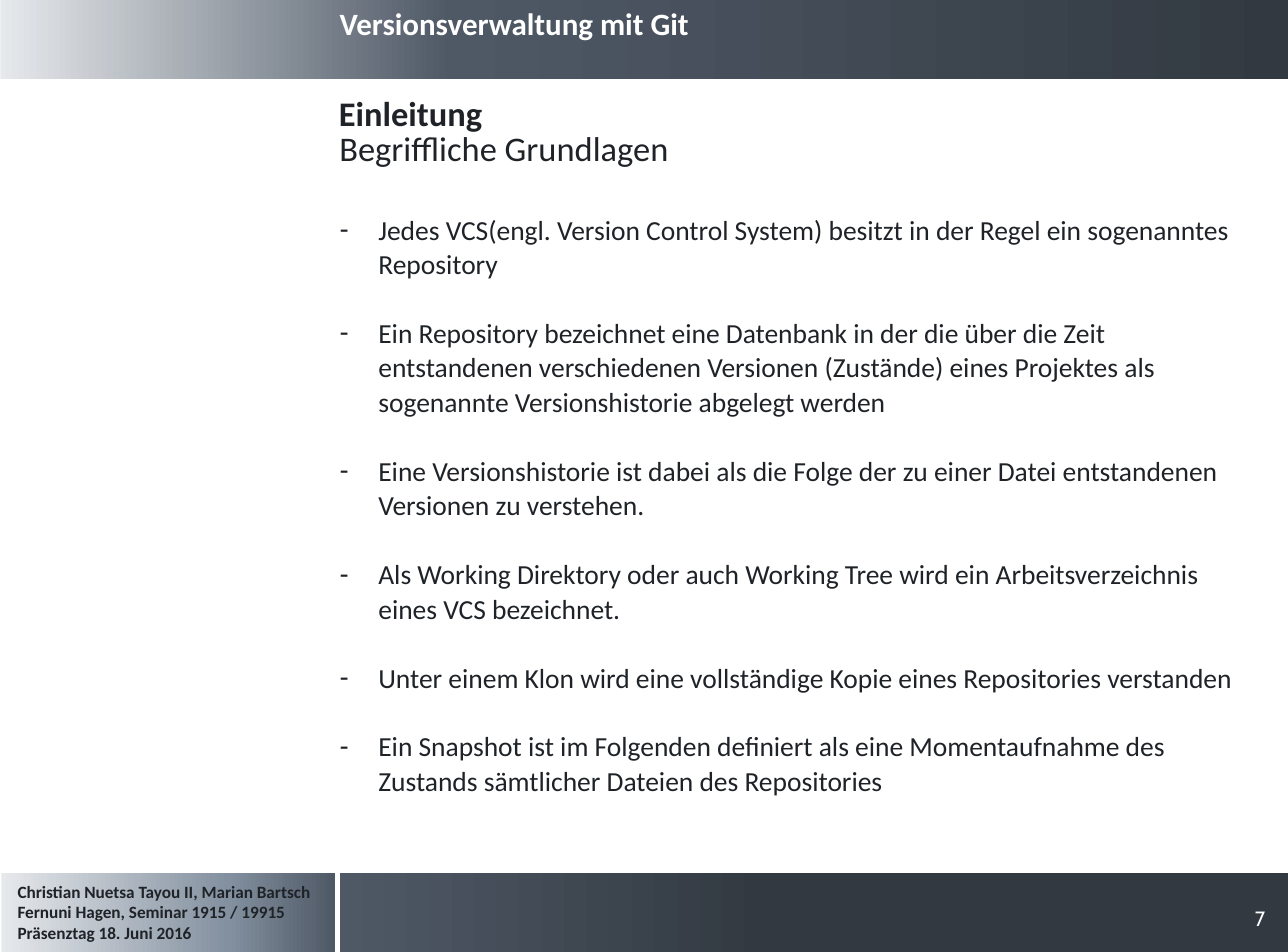
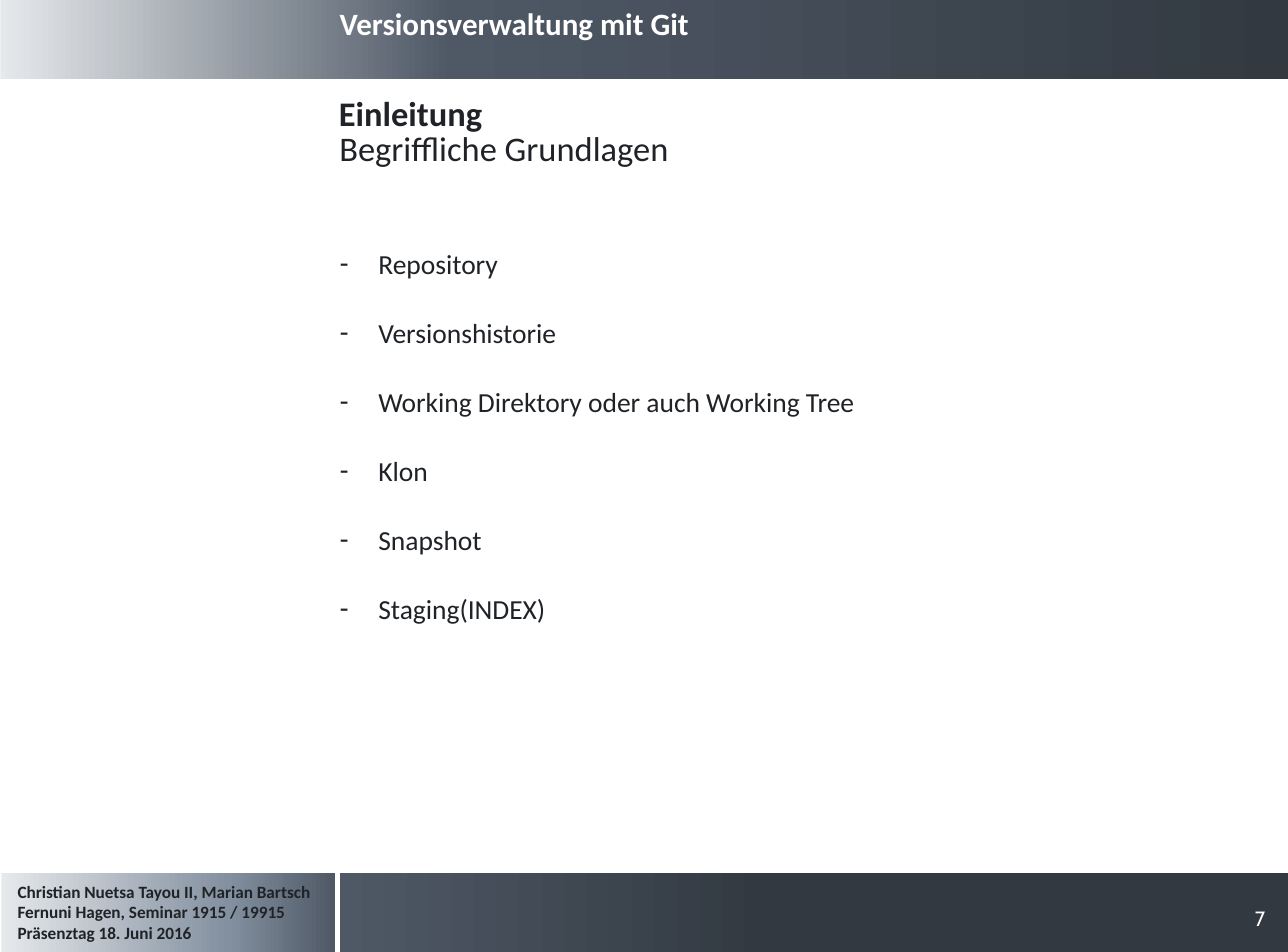
Before and after one commit to cristallin/git-project-seminar, a slide deck: slide 7 of Präsentation_Seminararbeit.pptx. Drawn at 1288x952 pixels with LibreOffice and Linux fonts; fonts in the diff are those of the drawing; background and template pictures are left out. Boxes give left, top, right and bottom in pixels: in the first picture for what was removed or moved away, otherwise in the second. Text is boxed around its words. In the diff, an @@ line names an element or a change of style, - is before the commit and + after.

Commit message:
Mergen der beiden Präsentationen und somit Erstellung einer gemeinsamen Präsentation die auf dem aktuellen Stand sein sollte.

```diff
--- a/Präsentation_Seminararbeit.pptx
+++ b/Präsentation_Seminararbeit.pptx
@@ text at box(378, 255, 854, 624): text changed @@
-– Jedes VCS(engl. Version Control System) besitzt in der Regel ein sogenanntes Repository
-– Ein Repository bezeichnet eine Datenbank in der die über die Zeit entstandenen verschiedenen Versionen (Zustände) eines Projektes als sogenannte Versionshistorie abgelegt werden
-– Eine Versionshistorie ist dabei als die Folge der zu einer Datei entstandenen Versionen zu verstehen.
-– Als Working Direktory oder auch Working Tree wird ein Arbeitsverzeichnis eines VCS bezeichnet.
-– Unter einem Klon wird eine vollständige Kopie eines Repositories verstanden
-– Ein Snapshot ist im Folgenden definiert als eine Momentaufnahme des Zustands sämtlicher Dateien des Repositories
+– Repository
+– Versionshistorie
+– Working Direktory oder auch Working Tree
+– Klon
+– Snapshot
+– Staging(INDEX)
```
Also in this commit, not shown: 12 other slides changed, 1 slide removed.
